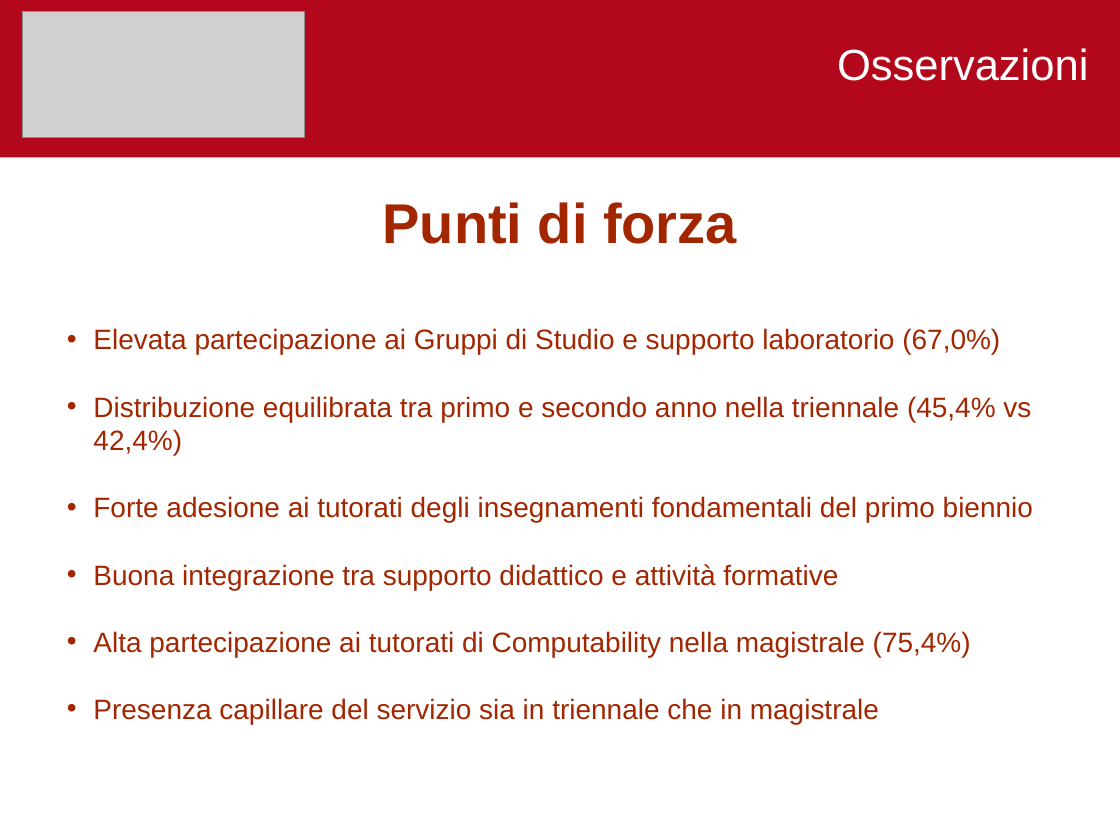
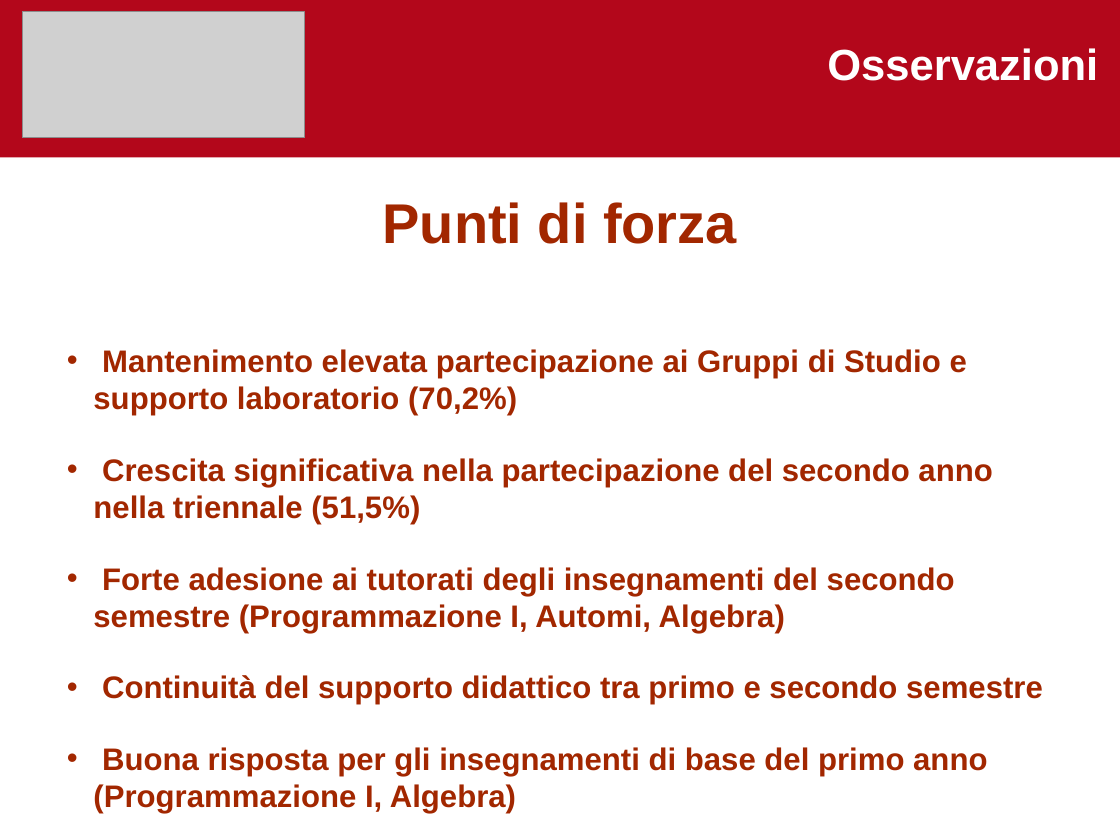
Before and after one commit to gabrielrovesti/Teaching-And-Tutoring, a slide deck: slide 4 of Tutorato UniPD/Tutor di Coordinamento/Presentazioni e raccolte dati/Informatica - Semestre 2.ppt. Drawn at 1120x840 pixels with LibreOffice and Linux fonts; fonts in the diff are those of the drawing; grey boxes stand for pictures. Boxes give left, top, right and bottom in pixels: in the first picture for what was removed or moved away, otherwise in the second. Text is boxed around its words. In the diff, an @@ line names an element or a change of style, - is before the commit and + after.

```diff
--- a/Tutorato UniPD/Tutor di Coordinamento/Presentazioni e raccolte dati/Informatica - Semestre 2.ppt
+++ b/Tutorato UniPD/Tutor di Coordinamento/Presentazioni e raccolte dati/Informatica - Semestre 2.ppt
@@ text "Osservazioni": place and size @@
-text "Osservazioni" at [837, 48, 1088, 81]
+text "Osservazioni" at [827, 48, 1098, 81]
@@ text "Osservazioni" at [827, 48, 1098, 81]: bold on @@
@@ text at [93, 349, 1043, 814]: text changed; size 18 to 20 pt; bold on @@
-• Elevata partecipazione ai Gruppi di Studio e supporto laboratorio (67,0%)
-• Distribuzione equilibrata tra primo e secondo anno nella triennale (45,4% vs 42,4%)
-• Forte adesione ai tutorati degli insegnamenti fondamentali del primo biennio
-• Buona integrazione tra supporto didattico e attività formative
-• Alta partecipazione ai tutorati di Computability nella magistrale (75,4%)
-• Presenza capillare del servizio sia in triennale che in magistrale
+• Mantenimento elevata partecipazione ai Gruppi di Studio e supporto laboratorio (70,2%)
+• Crescita significativa nella partecipazione del secondo anno nella triennale (51,5%)
+• Forte adesione ai tutorati degli insegnamenti del secondo semestre (Programmazione I, Automi, Algebra)
+• Continuità del supporto didattico tra primo e secondo semestre
+• Buona risposta per gli insegnamenti di base del primo anno (Programmazione I, Algebra)
+• Consolidamento della presenza capillare del servizio sia in triennale che in magistrale
```
Also in this commit, not shown: 4 other slides changed, 7 other files.
